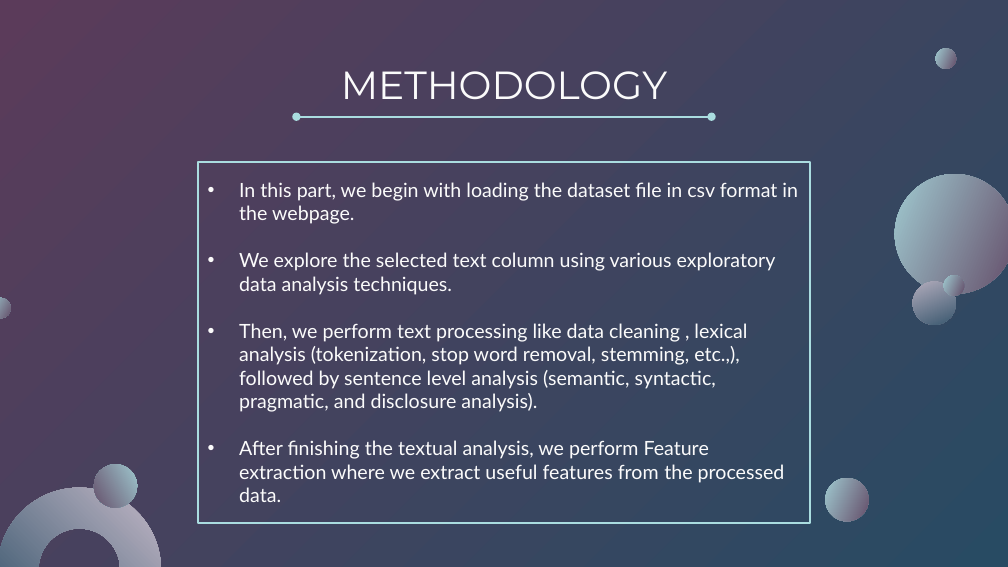
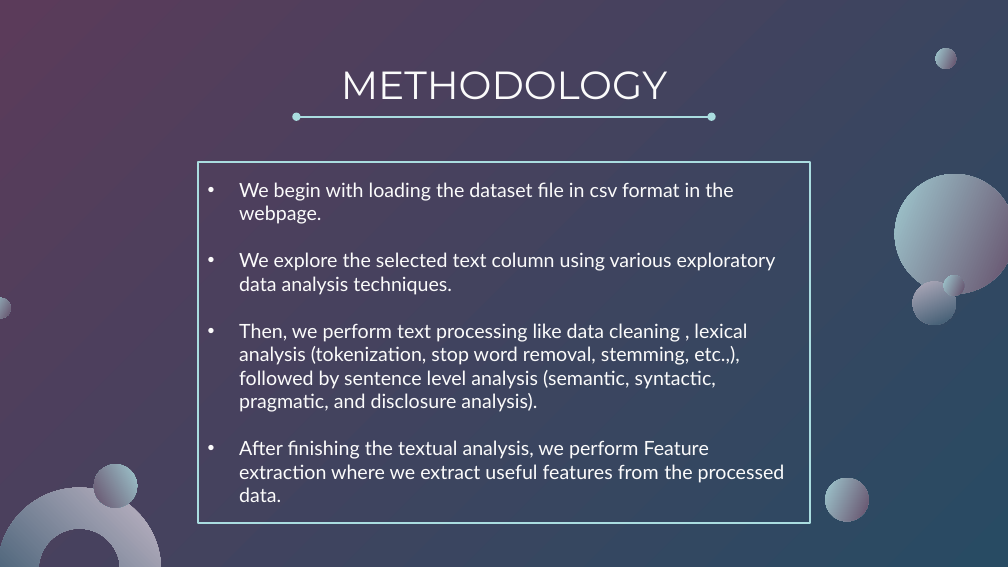
Before and after one commit to Naveen-004/NLP-assist, a slide deck: slide 12 of docs/NLP assist v5.pptx. Drawn at 1008x567 pixels with LibreOffice and Linux fonts; fonts in the diff are those of the drawing; background and template pictures are left out. Boxes give left, top, right and bottom in pixels: in the first picture for what was removed or moved away, otherwise in the second. Text is boxed around its words. In the diff, an @@ line names an element or a change of style, - is before the commit and + after.

```diff
--- a/docs/NLP assist v5.pptx
+++ b/docs/NLP assist v5.pptx
@@ subtitle at (x1=239, y1=182, x2=733, y2=224): text changed @@
-• In this part, we begin with loading the dataset file in csv format in the webpage.
+• We begin with loading the dataset file in csv format in the webpage.
```
Also in this commit, not shown: 5 other slides changed, 1 other file.
